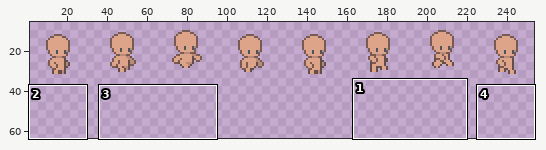
Sprite sheet -- Assets/Sprites/Bodies.png. Above, an overview of the earlier version with the close-up marked.
Close-up. Earlier state:
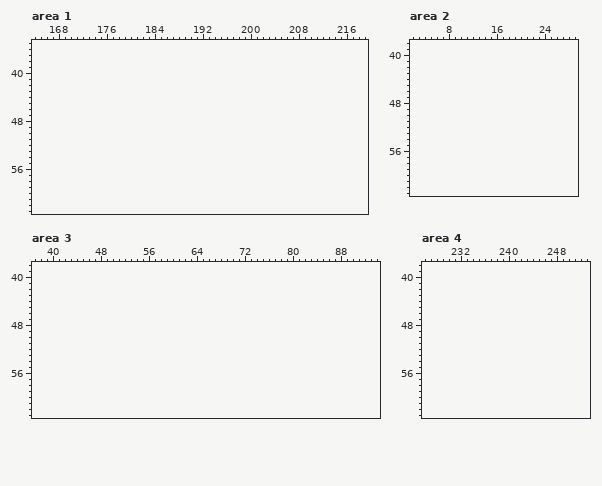
The file is 256x32 pixels. Shown: area 1: x 164..219, y 35..63; area 2: x 2..29, y 38..63; area 3: x 37..94, y 38..63; area 4: x 226..253, y 38..63. The old version is drawn lined up with the new one, on the new canvas. The wide view leaves out empty margins. The commit also changed other parts of the picture, which this record leaves out.
New version:
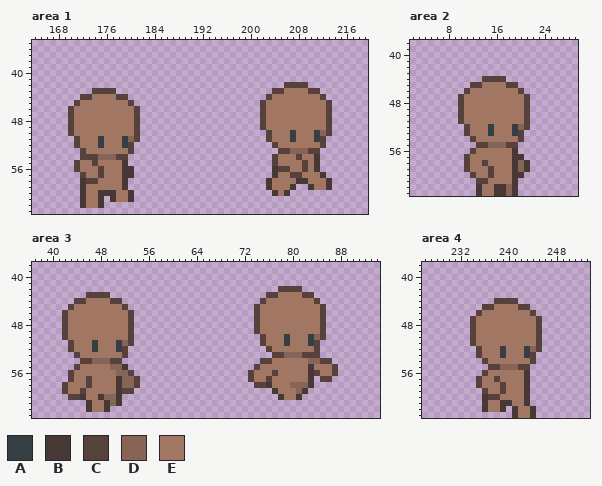
Palette (. is transparent): A #363e44  B #483835  C #57413c  D #876458  E #a17764
Changes in this commit:
canvas 256x32 -> 256x64
Area 1:
y 42: x 206..209 .... -> CCCC
y 43: x 174..177 .... -> CCCC; x 204..211 ........ -> CCEEEECC
y 44: x 172..179 ........ -> CCEEEECC; x 203..212 .......... -> CEEEEEEEEC
y 45: x 171..180 .......... -> CEEEEEEEEC; x 202..213 ............ -> CEEEEEEEEEEC
y 46..49: x 170..181 ............ -> CEEEEEEEEEEC; x 202..213 ............ -> CEEEEEEEEEEC
y 50: x 170..181 ............ -> CEEEEEEEEEEC; x 203..213 ........... -> CEEEAEEEADC
y 51: x 171..181 ........... -> CEEEAEEEADC; x 203..212 .......... -> CEEEAEEEAC
y 52: x 171..180 .......... -> CEEEAEEEAC; x 204..212 ......... -> CEEEEEEEC
y 53: x 172..180 ......... -> CEEEEEEEC; x 205..211 ....... -> CCDDDCC
y 54: x 172..179 ........ -> CCCDDDCC; x 204..211 ........ -> CEEECEEB
y 55: x 171..179 ......... -> CEECEEEEB; x 204..211 ........ -> CEEEECEB
y 56: x 171..180 .......... -> CEEECEEEBB; x 204..211 ........ -> BCCEECEB
y 57: x 172..180 ......... -> CEECEEEBB; x 204..212 ......... -> BEECCEEEB
y 58: x 172..179 ........ -> BCCEEEEB; x 203..213 ........... -> BEEEEBBEEEB
y 59: x 172..179 ........ -> BEEEEEEB; x 203..207 ..... -> BEEEB; x 210..213 .... -> BEEB
y 60: x 172..180 ......... -> BEEBBBEEB; x 204..206 ... -> BEB
y 61: x 172..175 .... -> BEEB; x 177..180 .... -> BEEB
y 62: x 172..175 .... -> BEEB
Area 2:
y 44: x 14..17 .... -> CCCC
y 45: x 12..19 ........ -> CCEEEECC
y 46: x 11..20 .......... -> CEEEEEEEEC
y 47..51: x 10..21 ............ -> CEEEEEEEEEEC
y 52: x 11..21 ........... -> CEEEAEEEADC
y 53: x 11..20 .......... -> CEEEAEEEAC
y 54: x 12..20 ......... -> CEEEEEEEC
y 55: x 13..19 ....... -> CCDDDCC
y 56: x 12..19 ........ -> CEEEEEEB
y 57: x 11..20 .......... -> CEEEEEEEBB
y 58: x 11..21 ........... -> CEECEEEEBDB
y 59: x 11..21 ........... -> CEEECEEEBDB
y 60: x 12..20 ......... -> CEECEEEBB
y 61: x 13..19 ....... -> CCEEEEB
y 62..63: x 13..19 ....... -> BEEBBDB
Area 3:
y 42: x 78..81 .... -> CCCC
y 43: x 46..49 .... -> CCCC; x 76..83 ........ -> CCEEEECC
y 44: x 44..51 ........ -> CCEEEECC; x 75..84 .......... -> CEEEEEEEEC
y 45: x 43..52 .......... -> CEEEEEEEEC; x 74..85 ............ -> CEEEEEEEEEEC
y 46..49: x 42..53 ............ -> CEEEEEEEEEEC; x 74..85 ............ -> CEEEEEEEEEEC
y 50: x 42..53 ............ -> CEEEEEEEEEEC; x 75..85 ........... -> CEEEAEEEADC
y 51: x 43..53 ........... -> CEEEAEEEADC; x 75..84 .......... -> CEEEAEEEAC
y 52: x 43..52 .......... -> CEEEAEEEAC; x 76..84 ......... -> CEEEEEEEC
y 53: x 44..52 ......... -> CEEEEEEEC; x 77..84 ........ -> CCDDDCCC
y 54: x 45..51 ....... -> CCDDDCC; x 75..86 ............ -> CCEEEEEEDDCC
y 55: x 44..52 ......... -> CEEEEEDDB; x 74..87 .............. -> CEEEEEEEEBEEEC
y 56: x 43..53 ........... -> CEEEEEEEDDC; x 73..87 ............... -> CEEECEEEEEBCEEC
y 57: x 43..54 ............ -> CEECEEEEBDDC; x 73..83 ........... -> CEECEEEEEEB; x 85..86 .. -> CC
y 58: x 42..54 ............. -> CEEECEEEEBDDC; x 74..83 .......... -> CCBEEEDDDB
y 59: x 42..53 ............ -> CEECEEEEEBCC; x 77..82 ...... -> BEEEDB
y 60: x 43..51 ......... -> CCBEEBDDB; x 78..81 .... -> BEEB
y 61: x 46..51 ...... -> BEEBDB
y 62: x 46..49 .... -> BEEB
Area 4:
y 44: x 238..241 .... -> CCCC
y 45: x 236..243 ........ -> CCEEEECC
y 46: x 235..244 .......... -> CEEEEEEEEC
y 47..51: x 234..245 ............ -> CEEEEEEEEEEC
y 52: x 235..245 ........... -> CEEEAEEEADC
y 53: x 235..244 .......... -> CEEEAEEEAC
y 54: x 236..244 ......... -> CEEEEEEEC
y 55: x 237..243 ....... -> CCDDDCC
y 56: x 236..243 ........ -> CEEEEEEB
y 57: x 235..243 ......... -> CEECEEEEB
y 58: x 235..243 ......... -> CEEECEEEB
y 59: x 236..243 ........ -> CEECEEEB
y 60: x 236..243 ........ -> BCCEEEEB
y 61: x 236..243 ........ -> BEEBBEEB
y 62: x 236..239 .... -> BEEB; x 241..244 .... -> BEEB
y 63: x 241..244 .... -> BEEB
Changed places in both close-ups, as pixel boxes (x1, y1, x2, y2):
added: (260, 82, 332, 196)
added: (68, 88, 140, 208)
added: (458, 76, 530, 196)
added: (248, 286, 338, 400)
added: (62, 292, 140, 412)
added: (470, 298, 542, 418)
